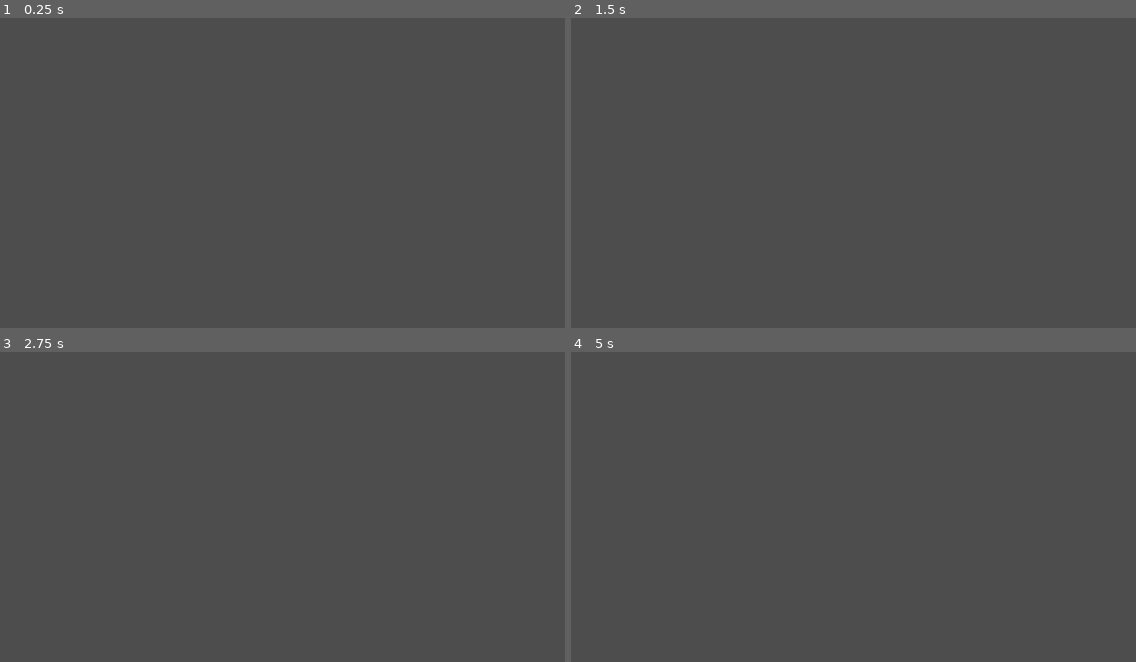
Above: before the commit, frames 1-4 (two rows, left to right).
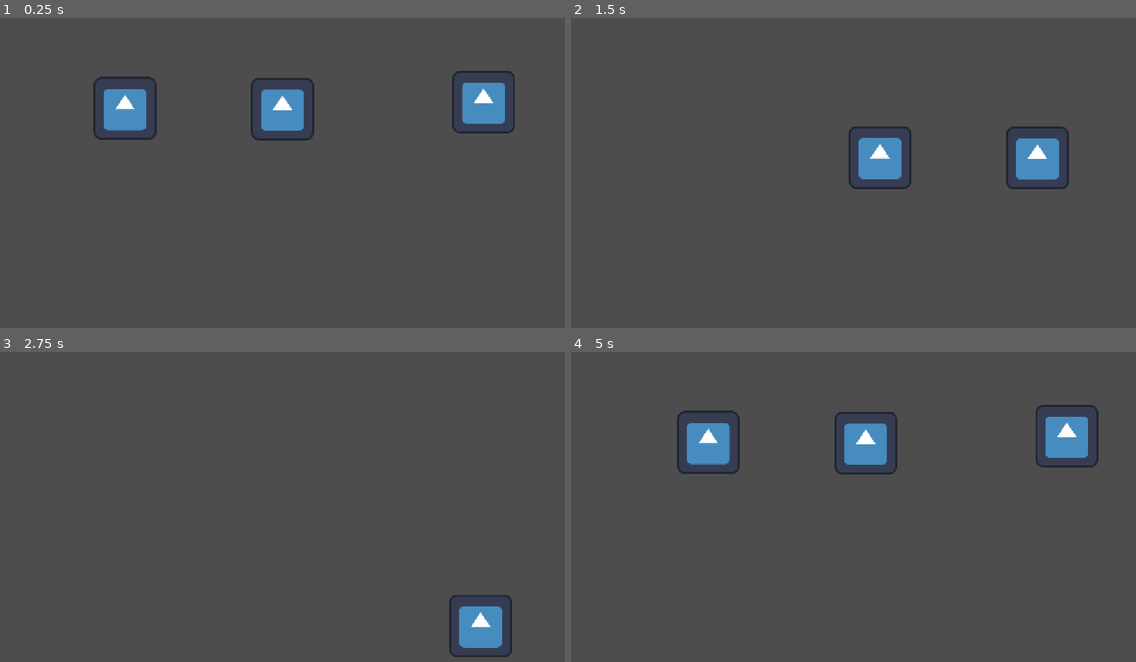
Above: after the commit, the same moments.

Repository: tszyana/SenselessChefs
Game: Godot game, scene res://scenes/kitchen.tscn
Two runs of this game, one before a commit and one after it. Both use one fixed random seed, a clock stepped at 60 frames per second and the inputs below. This scene is started directly instead of the project's main scene. The engine's default icon, where the game draws it, is replaced by a stand-in: a white triangle on a blue panel in a dark square.
Inputs:
- Up to frame 1 (0.25 s): no input
- Up to frame 2 (1.5 s): hold Right (right) 0.53-1.28 s; hold S (down) from 1.28 s (still down)
- Up to frame 3 (2.75 s): release S (down) at 2.03 s; hold Right (right) from 2.03 s (still down)
- Up to frame 4 (5 s): release Right (right) at 2.78 s; hold Up (up) 2.78-3.53 s; hold Left (left) from 3.53 s (still down)

The runs differ from the first frame. In frame 1, 3.9% of the frame differs, in the area x 16-92%, y 17-40%; in frame 2, 2.6%; in frame 3, 1.3%; in frame 4, 3.9%.

Commit message:
get rid of the extra main scenes

Diff:
--- a/main.tscn
+++ /dev/null
@@ -1,8 +0,0 @@
-[gd_scene format=3 uid="uid://co4isw0v27fon"]
-
-[ext_resource type="PackedScene" uid="uid://bkrucl6g84xoa" path="res://scenes/player.tscn" id="1_ig7tw"]
-
-[node name="Main" type="Node2D" unique_id=1947100178]
-
-[node name="Player" parent="." unique_id=102776357 instance=ExtResource("1_ig7tw")]
-position = Vector2(556, 307)
--- a/scenes/kitchen.tscn
+++ b/scenes/kitchen.tscn
@@ -10,10 +10,13 @@
 [node name="Players" type="Node2D" parent="." unique_id=1408460873]
 
 [node name="MutePlayer" parent="Players" unique_id=102776357 instance=ExtResource("1_01sk3")]
+position = Vector2(986, 172)
 
 [node name="DeafPlayer" parent="Players" unique_id=1982512972 instance=ExtResource("2_jtesv")]
+position = Vector2(576, 186)
 
 [node name="BlindPlayer" parent="Players" unique_id=1426497895 instance=ExtResource("3_c621a")]
+position = Vector2(255, 185)
 
 [node name="Control" type="Control" parent="." unique_id=751850616]
 layout_mode = 3
